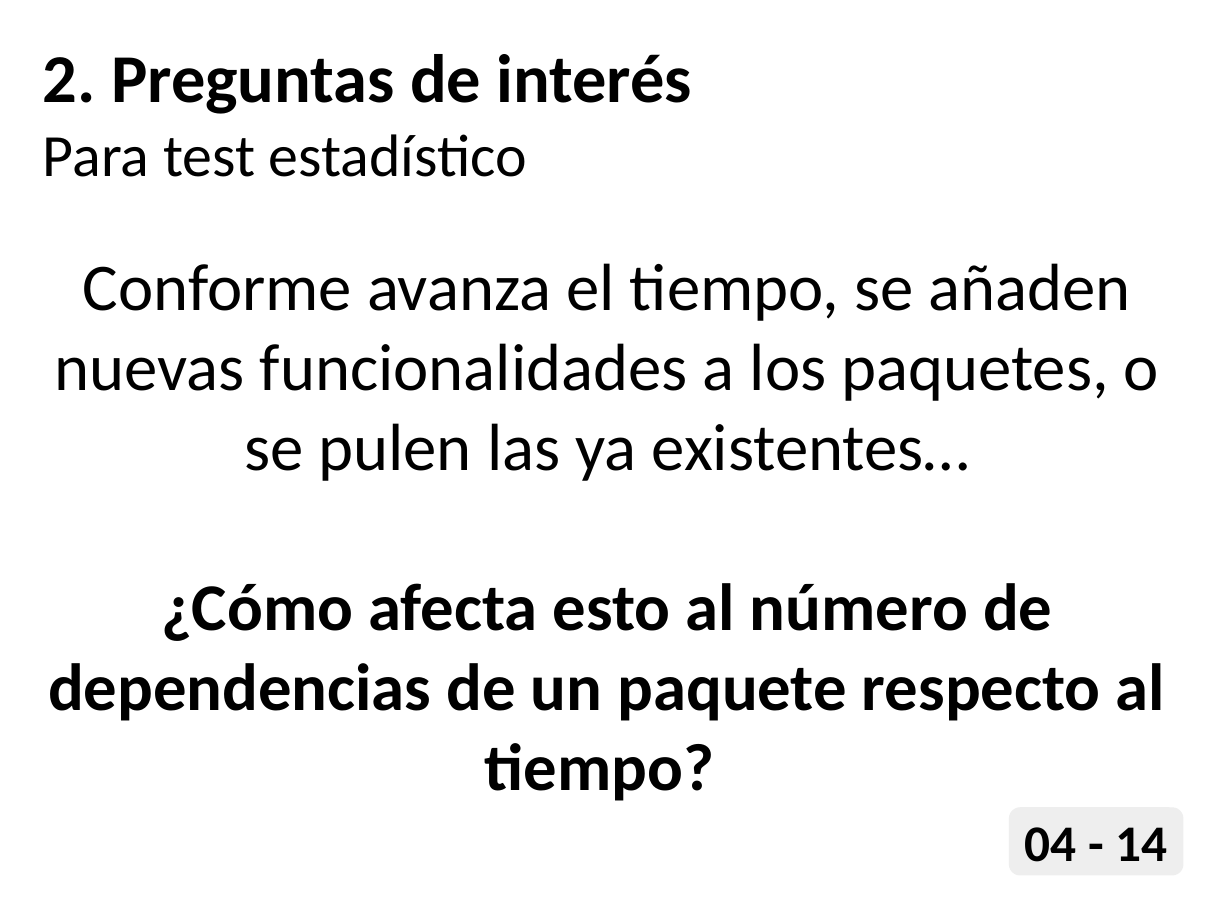
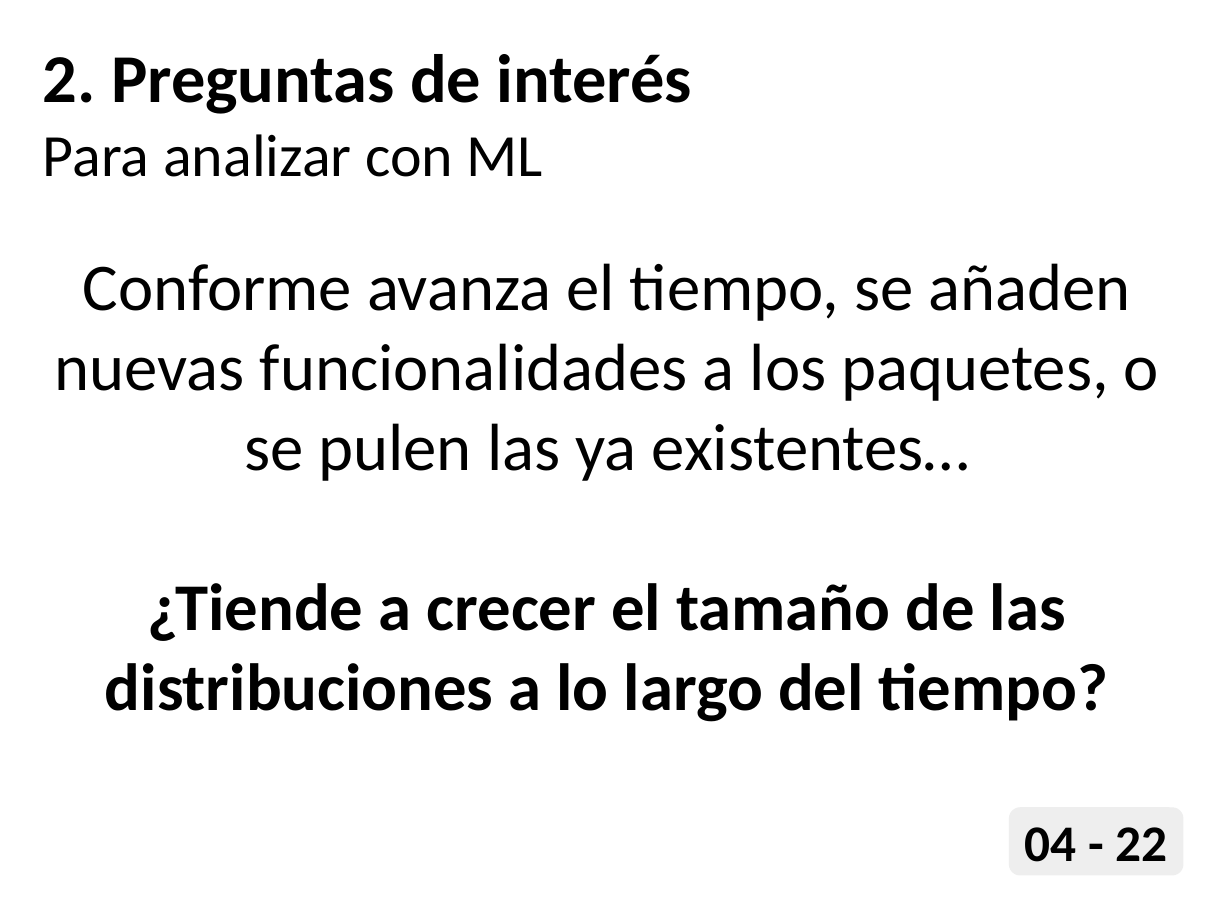
Before and after one commit to joszamama/linux-distros-analysis, a slide deck: slide 8 of docs/DAS - Presentación.pptx. Drawn at 1232x924 pixels with LibreOffice and Linux fonts; fonts in the diff are those of the drawing. Boxes give left, top, right and bottom in pixels: in the first picture for what was removed or moved away, otherwise in the second. Text is boxed around its words. In the diff, an @@ line names an element or a change of style, - is before the commit and + after.

```diff
--- a/docs/DAS - Presentación.pptx
+++ b/docs/DAS - Presentación.pptx
@@ text at <box>43,134,543,177</box>: text changed @@
-Para test estadístico
+Para analizar con ML
@@ text at <box>105,583,1108,722</box>: text changed @@
-¿Cómo afecta esto al número de dependencias de un paquete respecto al tiempo?
+¿Tiende a crecer el tamaño de las distribuciones a lo largo del tiempo?
@@ text in rounded rectangle at <box>1025,827,1167,862</box>: text changed @@
-04 - 14
+04 - 22
```
Also in this commit, not shown: 13 other slides changed, 8 slides added, 3 slides removed, 1 other file.
